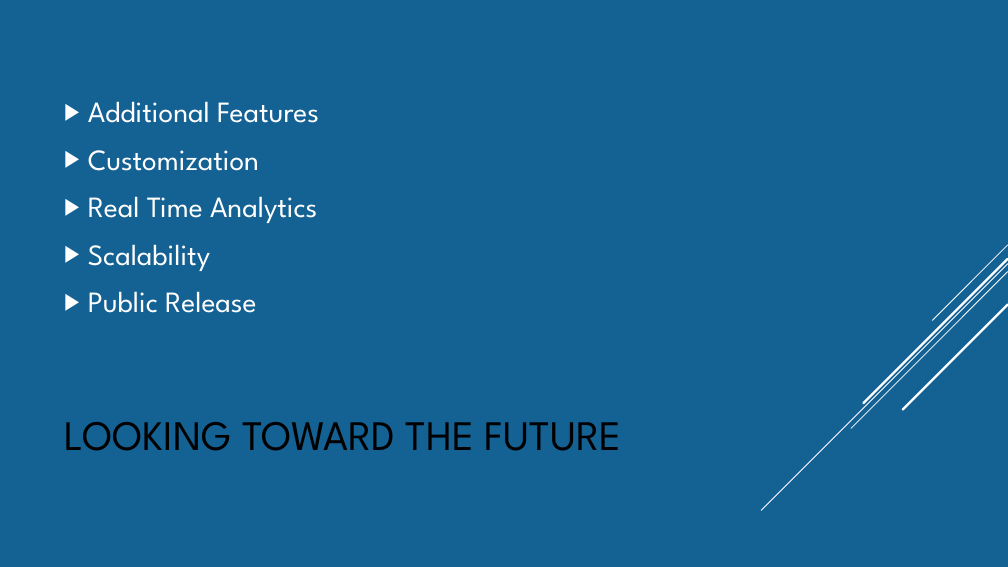
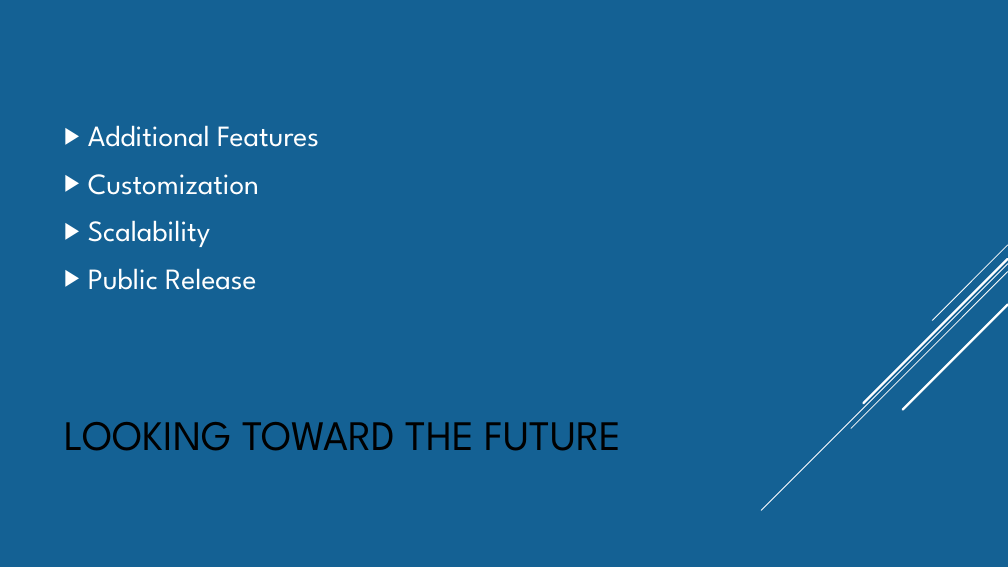
Before and after one commit to shelbywom/Capstone, a slide deck: slide 5 of Presentation/Email and Roster Manager.pptx. Drawn at 1008x567 pixels with LibreOffice and Linux fonts; fonts in the diff are those of the drawing. Boxes give left, top, right and bottom in pixels: in the first picture for what was removed or moved away, otherwise in the second. Text is boxed around its words. In the diff, an @@ line names an element or a change of style, - is before the commit and + after.

```diff
--- a/Presentation/Email and Roster Manager.pptx
+++ b/Presentation/Email and Roster Manager.pptx
@@ text at [88, 196, 317, 223]: paragraph removed @@
-▶ Real Time Analytics
```
Also in this commit, not shown: 1 other slide changed.
